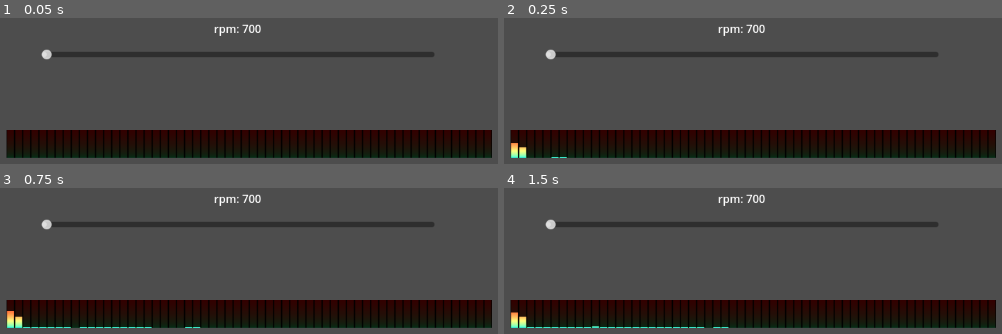
Above: before the commit, frames 1-4 (two rows, left to right).
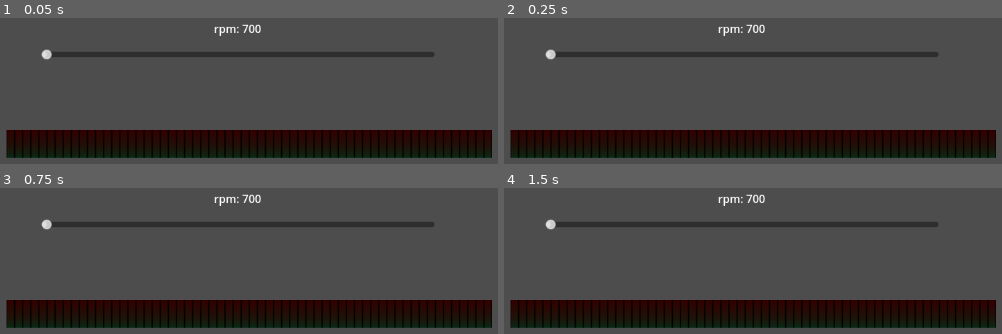
Above: after the commit, the same moments.

Repository: GrandClay/Engine-Sound-Synthesis-Demo
Game: Godot game, scene res://Source/control.tscn
Same seed, same stepped clock (60 frames per second), same inputs: the game is played once before the commit and once after it.
Inputs:
- Up to frame 1 (0.05 s): no input
- Up to frame 2 (0.25 s): no input
- Up to frame 3 (0.75 s): tap Enter at 0.5 s
- Up to frame 4 (1.5 s): tap Space at 1.25 s

Frame 1 is identical in both runs. In frame 2, 0.3% of the frame differs, in the area x 1-13%, y 85-96%; in frame 3, 0.5%; in frame 4, 0.6%, in the area x 1-46%, y 84-96%.

Commit message:
added lowpass filter, removed crossfade

Diff:
--- a/Source/control.gd
+++ b/Source/control.gd
@@ -2,17 +2,21 @@
 
 @onready var audio_steam_player = $AudioStreamPlayer
 @onready var sample_hz = $AudioStreamPlayer.stream.mix_rate
+@onready var buffer_length = $AudioStreamPlayer.stream.buffer_length
 
 @export_category("Engine")
-@export var cylinders: int = 4
-@export var strokes: int = 4
+@export var cylinders: int = 4## amount of cylinders the engine has
+@export var strokes: int = 4## amount of strokes the engine has
 
 @export_category("Sound Characteristics")
 @export_range(0.0, 1.0) var duty_cycle: float = 0.3 ## Changes how long the enigne pulses are. Lower numbers result in shorter pulses.
-@export_range(0.1, 1.0) var full_pulse_wave_percent = 0.4## The percent of the RPM range where the crossfade becomes purely the pulse wave
+@export_range(0.1, 1.0) var full_pulse_wave_percent = 0.4## Deprecated. The percent of the RPM range where the crossfade becomes purely the pulse wave
 @export var wave_quality: int = 10 ## Higher numbers result in poor performance.
-@export var starting_volume_percent: float = 0.1
+@export var starting_volume_percent: float = 0.1 ## Volume of engine sound at idle
 
+var high_pass: bool = false
+@onready var duration_in_samples: float = sample_hz * buffer_length
+var cutoff_frequency: float = 15000
 
 var max_rpm: float = 7000.0
 var idle_rpm: float = 700.0
@@ -23,37 +27,67 @@
 var previous_white_noise: float = 0.0
 var previous_engine_noise: float = 0.0
 
+var comb: float = randf()
+
 func _fill_buffer() -> void:
 	var increment: float = pulse_hz / sample_hz
 
+	var buffer: Array = [] # sound buffer for raw engine sound
+	var allpass_output: Array = []
+
+	var dn1: float = 0 # allpass buffer, WolfSound didn't explain the name so I don't know what it means
+
 	var to_fill: int = playback.get_frames_available()
 	while to_fill > 0:
-		var saw_wave: float = 0.0
-		for i in range(1, wave_quality):
-			saw_wave += pow(-1, i) * (sin(TAU * phase * i) / i) # Create the saw wave with "wave_quality" amount of iterations.
-
-		saw_wave = saw_wave * (2/PI) * 0.7 # Amplitude correction of the saw wave; 0.7 is a volume adjustment to create a seamless crossfade.
+		#    saw wave crossfade not currently in use
+		#var saw_wave: float = 0.0
+		#for i in range(1, wave_quality):
+			#saw_wave += pow(-1, i) * (sin(TAU * phase * i) / i) # Create the saw wave with "wave_quality" amount of iterations.
+		#
+		#saw_wave = saw_wave * (2/PI) * 0.7 # Amplitude correction of the saw wave; 0.7 is a volume adjustment to create a seamless crossfade.
 
 		var pulse_wave: float = 0.0
 		for i in range(1, wave_quality):
 			pulse_wave += (1/i) * sin(PI * i * duty_cycle) * cos(TAU * i * phase) # Create the pulse wave with "wave_quality" amount of iterations.
 
-		pulse_wave = pulse_wave * (4/PI) + (2*duty_cycle) - 1# Amplitude and displacement correction of the pulse wave.
+		pulse_wave = pulse_wave * (4/PI) + (2*duty_cycle) - 1 # Amplitude and displacement correction of the pulse wave.
 
 		var white_noise: float = randf() # Generate white noise.
 		var low_pass_noise: float = (white_noise + previous_white_noise) / 2 # Simple low pass filter of the white noise.
 		previous_white_noise = white_noise # White noise buffer used in the low pass filter.
 
+		comb += randf_range(-0.2, 0.2)
+		comb = clamp(comb, 0.0, 1.0)
+
 		var volume: float = (rpm * ((1 - starting_volume_percent) / max_rpm)) + starting_volume_percent # increase volume with RPM
 		var engine_sound: float = max(0, pulse_wave) * low_pass_noise # Apply pulse to the white noise.
 
-		var fade_percent: float = min((rpm - idle_rpm)/(max_rpm - idle_rpm) * (1.0/full_pulse_wave_percent), 1.0)
-		var cross_fade: float = (saw_wave * (1-fade_percent)) + (engine_sound * fade_percent)
+		var cutoff_percent: float = (rpm - idle_rpm + 700)/(max_rpm - idle_rpm) # 700 is a number where it seems to work, no idea why
+		cutoff_frequency = 17000 * cutoff_percent # 17000 is aribitrary value to "turn off" the filter
 
+		#    crossfade not currently in use
+		#var crossfade_percent: float = min((rpm - idle_rpm)/(max_rpm - idle_rpm) * (1.0/full_pulse_wave_percent), 1.0)
+		#var crossfade: float = (saw_wave * (1 - crossfade_percent)) + (engine_sound * crossfade_percent)
 
-		playback.push_frame(Vector2.ONE * cross_fade * volume) # Audio frames are stereo.
+		buffer.push_back(engine_sound * volume) # sound buffer for post-processing
+
 		phase = fmod(phase + increment, 1.0)
 		to_fill -= 1
+
+	for i in range(buffer.size()): # acts as muffler -- allpass filter broken into multiple variables
+		var tan_calc: float = tan(PI * cutoff_frequency / 40939)# buffer.size() / buffer_length ~ sample_rate / duration_in_samples
+																# only works at start when the buffer is 4x size
+																# 40939 ~ (buffer.size() * 4) / buffer_length
+																# no clue ???
+		var a1: float = (tan_calc - 1) / (tan_calc + 1)
+		allpass_output.push_back(a1 * buffer[i] + dn1)
+		dn1 = buffer[i] - a1 * allpass_output[i]
+
+	for n in range(allpass_output.size()): # turns allpass filter into lowpass filter
+		var final_output: float = buffer[n] + allpass_output[n] # lowpass fase cancellation
+		final_output *= 0.5 # reduce amplitude after phase combination
+		playback.push_frame(Vector2.ONE * final_output)
+		#playback.push_frame(Vector2.ONE * buffer[n]) # output withhout lowpass filter
 
 func _process(_delta) -> void:
 	_fill_buffer()
--- a/default_bus_layout.tres
+++ b/default_bus_layout.tres
@@ -5,6 +5,7 @@
 
 [sub_resource type="AudioEffectChorus" id="AudioEffectChorus_dtb5v"]
 resource_name = "Chorus"
+wet = 0.25
 
 [resource]
 bus/0/effect/0/effect = SubResource("AudioEffectSpectrumAnalyzer_flc5u")
@@ -16,4 +17,4 @@
 bus/1/volume_db = 0.0
 bus/1/send = &"Master"
 bus/1/effect/0/effect = SubResource("AudioEffectChorus_dtb5v")
-bus/1/effect/0/enabled = true
+bus/1/effect/0/enabled = false
